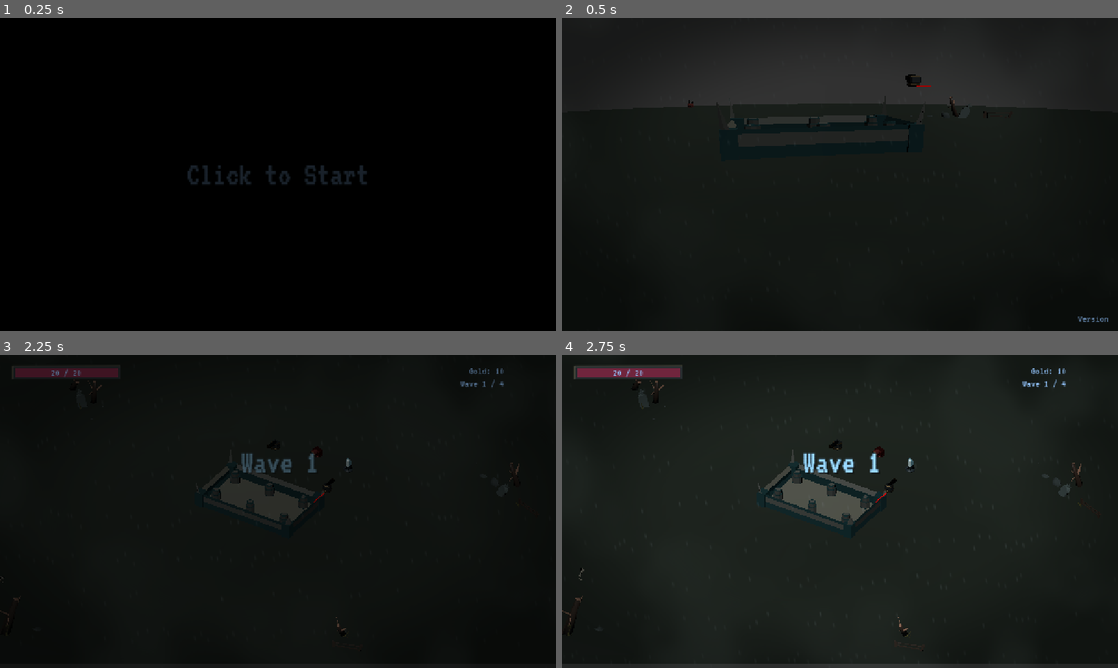
Above: before the commit, frames 1-4 (two rows, left to right).
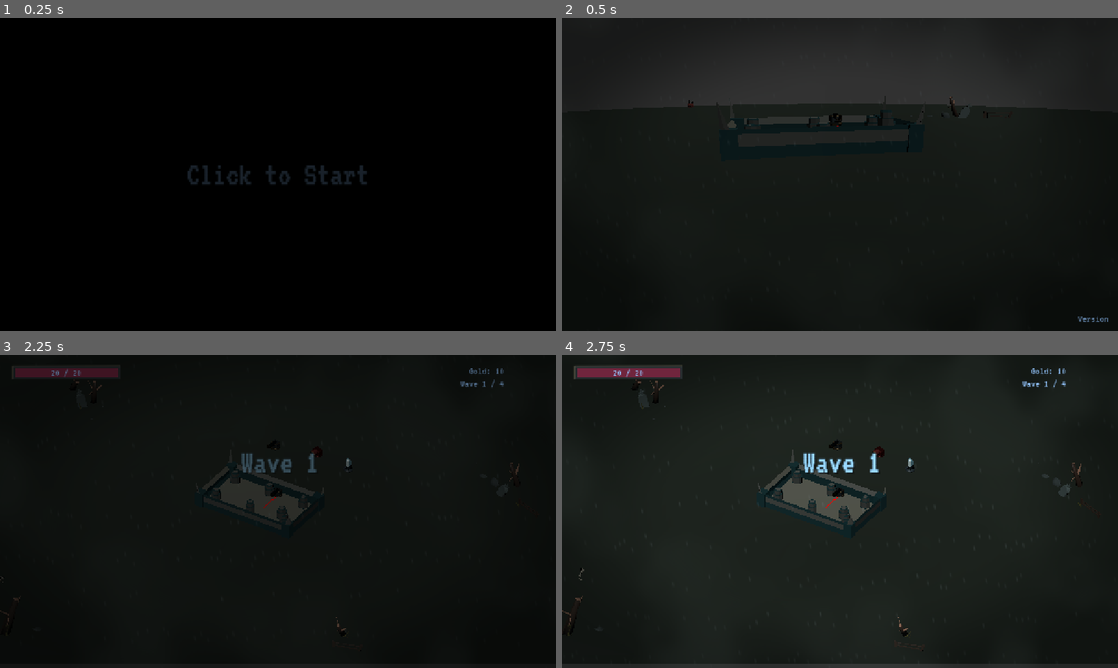
Above: after the commit, the same moments.

Repository: JeremyMarkWilcox/Tower-Defense
Game: Godot game, scene res://core/ui/boot.tscn
The game is run twice, just before and just after one commit, with the same random seed, the same clock (stepped at 60 frames per second) and the same inputs. Sound files missing from this copy of the repository are replaced by a short silence.
Inputs (mouse positions are in pixels of both pictures, inside the frame that each line leads up to):
- Up to frame 1 (0.25 s): no input
- Up to frame 2 (0.5 s): no input
- Up to frame 3 (2.25 s): tap Enter at 0.5 s; move the mouse to (400, 495) at 0.52 s; hold Right (ui_right) 0.53-1.28 s; hold Space (thread_cut) 0.53-1.28 s; click (400, 495) at 0.67 s; move the mouse to (166, 527) at 1.27 s; hold Down (ui_down) 1.28-2.03 s; tap E (thread_next) at 1.35 s; move the mouse to (333, 442) at 2.02 s; hold Right (ui_right) from 2.03 s (still down); hold Q (thread_prev) from 2.03 s (still down)
- Up to frame 4 (2.75 s): keep holding Right (ui_right); keep holding Q (thread_prev)

Frame 1 is identical in both runs. In frame 2, 0.2% of the frame differs, in the area x 48-67%, y 18-35%; in frame 3, less than 0.1%; in frame 4, 0.1%.

Commit message:
Fixed tower rotation

Diff:
--- a/game/data/towers/tower.tscn
+++ b/game/data/towers/tower.tscn
@@ -4,15 +4,15 @@
 
 [sub_resource type="CylinderShape3D" id="CylinderShape3D_xkro6"]
 height = 26.553223
-radius = 2.0327148
+radius = 9.049316
 
 [sub_resource type="CylinderShape3D" id="CylinderShape3D_lccvh"]
 height = 26.369629
-radius = 5.01416
+radius = 18.925293
 
 [sub_resource type="CylinderShape3D" id="CylinderShape3D_rengx"]
 height = 30.282715
-radius = 10.550781
+radius = 25.478027
 
 [sub_resource type="PlaceholderMesh" id="PlaceholderMesh_6kh8y"]
 
--- a/game/stronghold/stronghold.gd
+++ b/game/stronghold/stronghold.gd
@@ -22,12 +22,12 @@
 	var cz := position.z
 
 	towerPositions = [
-		Vector3(cx - 6.3, cy + 2.8, cz + .4),
-		Vector3(cx - 1.9, cy + 2.8, cz - .4),
-		Vector3(cx + 2.4, cy + 2.8, cz - 1.5),
-		Vector3(cx - 5.4, cy + 2.8, cz + 4.2),
-		Vector3(cx - 1.0, cy + 2.8, cz + 3.4),
-		Vector3(cx + 3.3, cy + 2.8, cz + 2.3)
+		Vector3(cx - 0, cy, cz + 0),
+		Vector3(cx - 1.9, cy, cz - .4),
+		Vector3(cx + 2.4, cy, cz - 1.5),
+		Vector3(cx - 5.4, cy, cz + 4.2),
+		Vector3(cx - 1.0, cy, cz + 3.4),
+		Vector3(cx + 3.3, cy, cz + 2.3)
 	]
 
 	change_tower(0, 0, 0)
@@ -61,6 +61,7 @@
 		# 3. Instantiate the .glb and place it right at the tower's origin (0,0,0)
 		var glb_instance = glb_scene.instantiate()
 		glb_instance.position = Vector3.ZERO
+		glb_instance.rotation.y = deg_to_rad(180)
 		newTower.add_child(glb_instance)
 	else:
 		push_warning("Could not find .glb scene for tower type/level!")
--- a/game/stronghold/stronghold.tscn
+++ b/game/stronghold/stronghold.tscn
@@ -31,4 +31,7 @@
 [node name="TowerSocket6" parent="Sockets" unique_id=55002485 instance=ExtResource("3_b46vg")]
 transform = Transform3D(1, 0, 0, 0, 1, 0, 0, 0, 1, -4.5, 0.65, -2)
 
+[node name="TowerSocket7" parent="Sockets" unique_id=1651291308 instance=ExtResource("3_b46vg")]
+transform = Transform3D(1, 0, 0, 0, 1, 0, 0, 0, 1, -4.1997495, 1.3965986, -1.9820808)
+
 [editable path="stronghold_base"]
